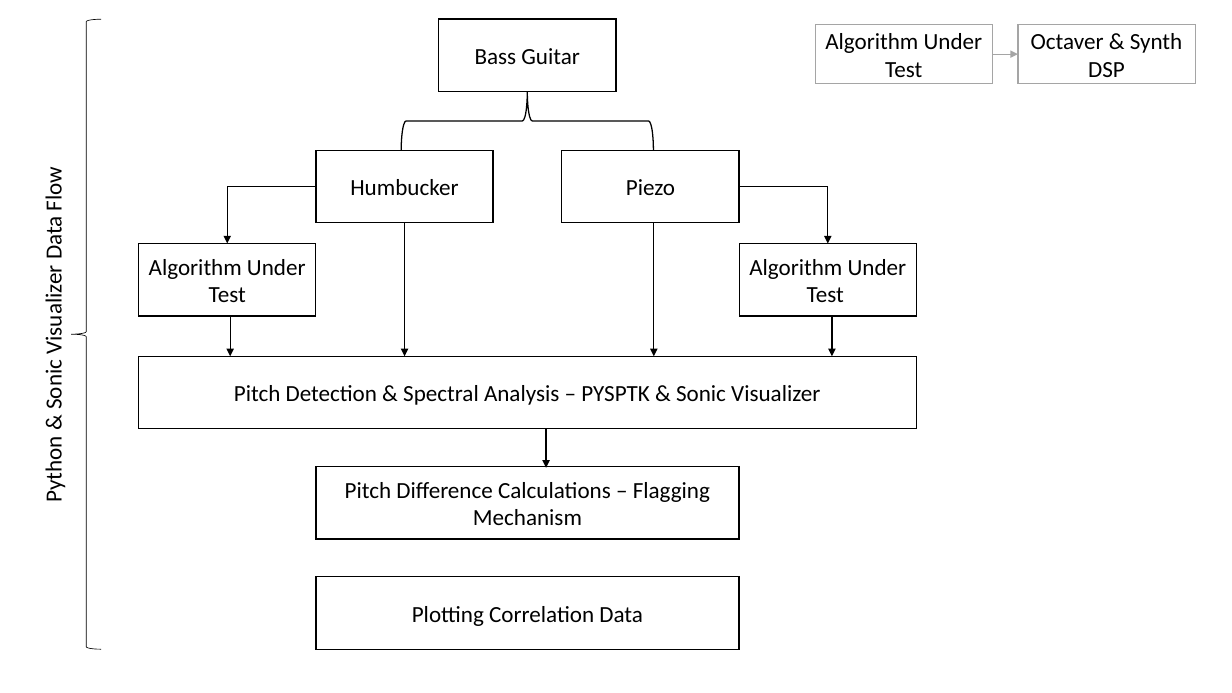
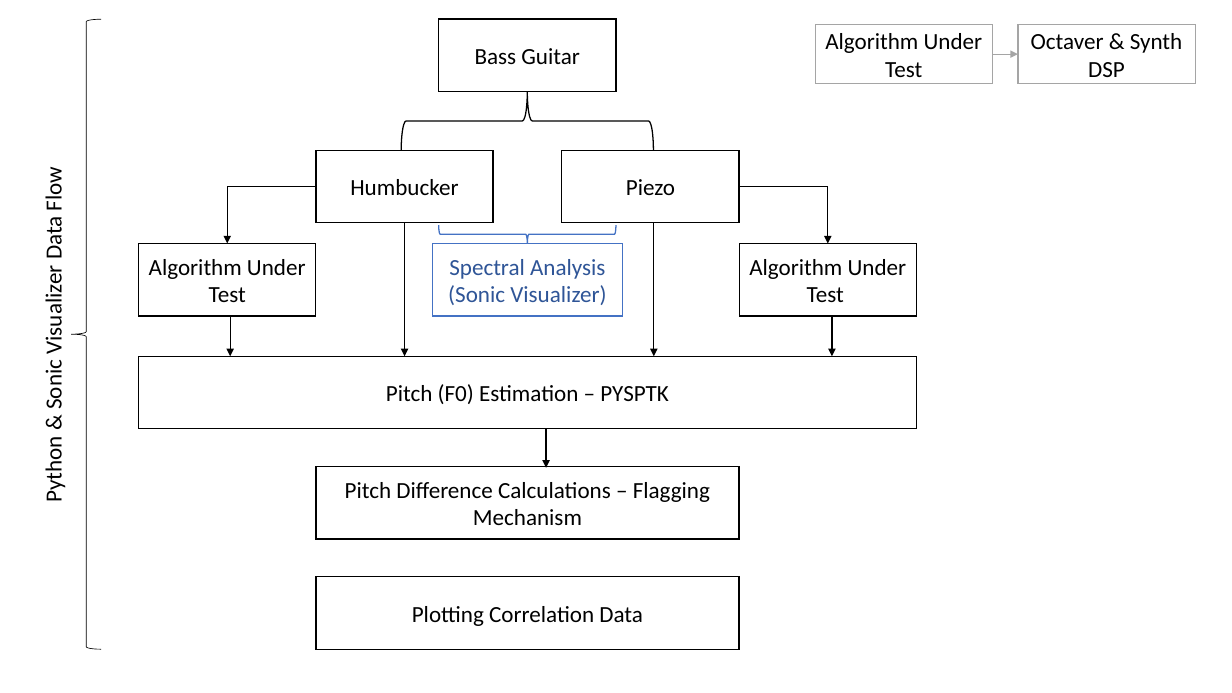
Before and after one commit to aris33333/Bass-Debug-Pitch, a slide deck: slide 6 of Documents/Thesis IMG.pptx. Drawn at 1232x693 pixels with LibreOffice and Linux fonts; fonts in the diff are those of the drawing. Boxes give left, top, right and bottom in pixels: in the first picture for what was removed or moved away, otherwise in the second. Text is boxed around its words. In the diff, an @@ line names an element or a change of style, - is before the commit and + after.

```diff
--- a/Documents/Thesis IMG.pptx
+++ b/Documents/Thesis IMG.pptx
@@ right brace added at [439, 226, 616, 244], fill #FFFFFF, outline #4472C4 1 pt @@
@@ rectangle added at [433, 244, 622, 316], fill #FFFFFF, outline #4472C4 1 pt, 18 pt, text #2F5597 @@
+Spectral Analysis (Sonic Visualizer)
@@ text in rectangle at [386, 384, 669, 404]: text changed @@
-Pitch Detection & Spectral Analysis – PYSPTK & Sonic Visualizer
+Pitch (F0) Estimation – PYSPTK
```
Also in this commit, not shown: 6 other files.
